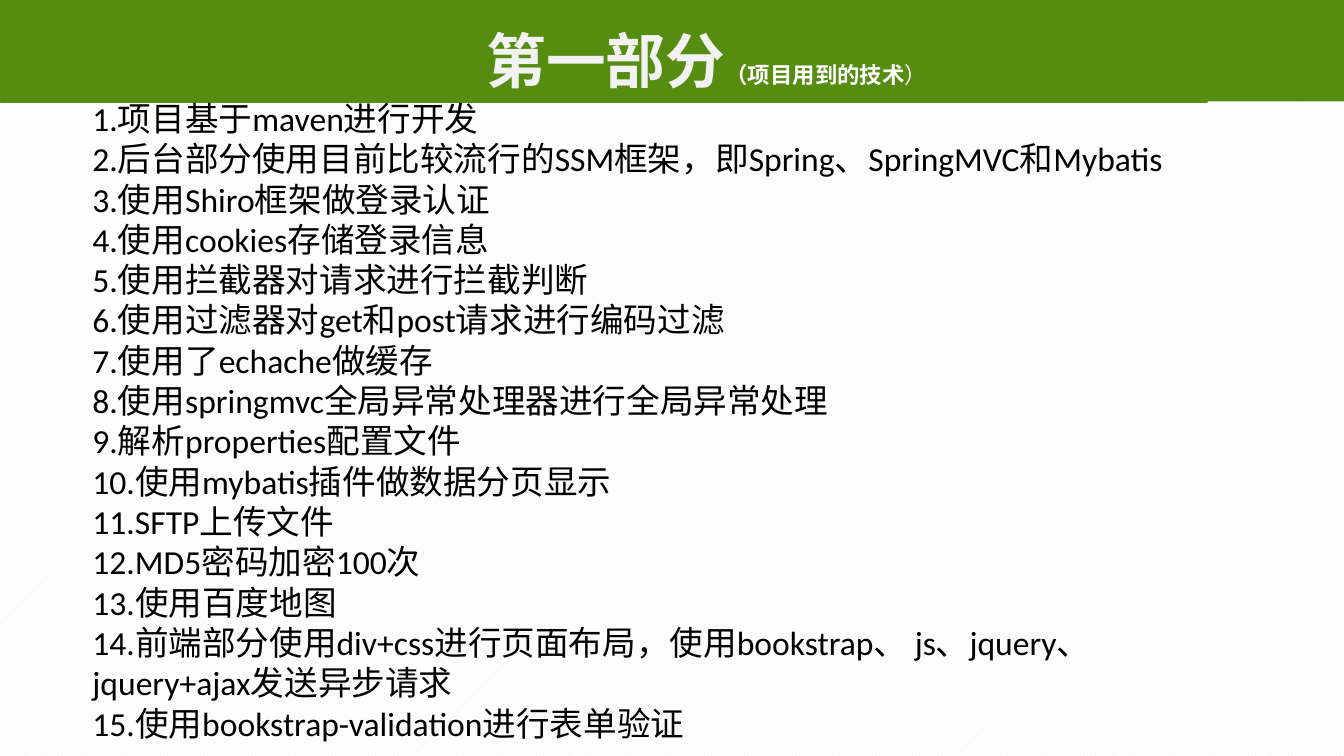
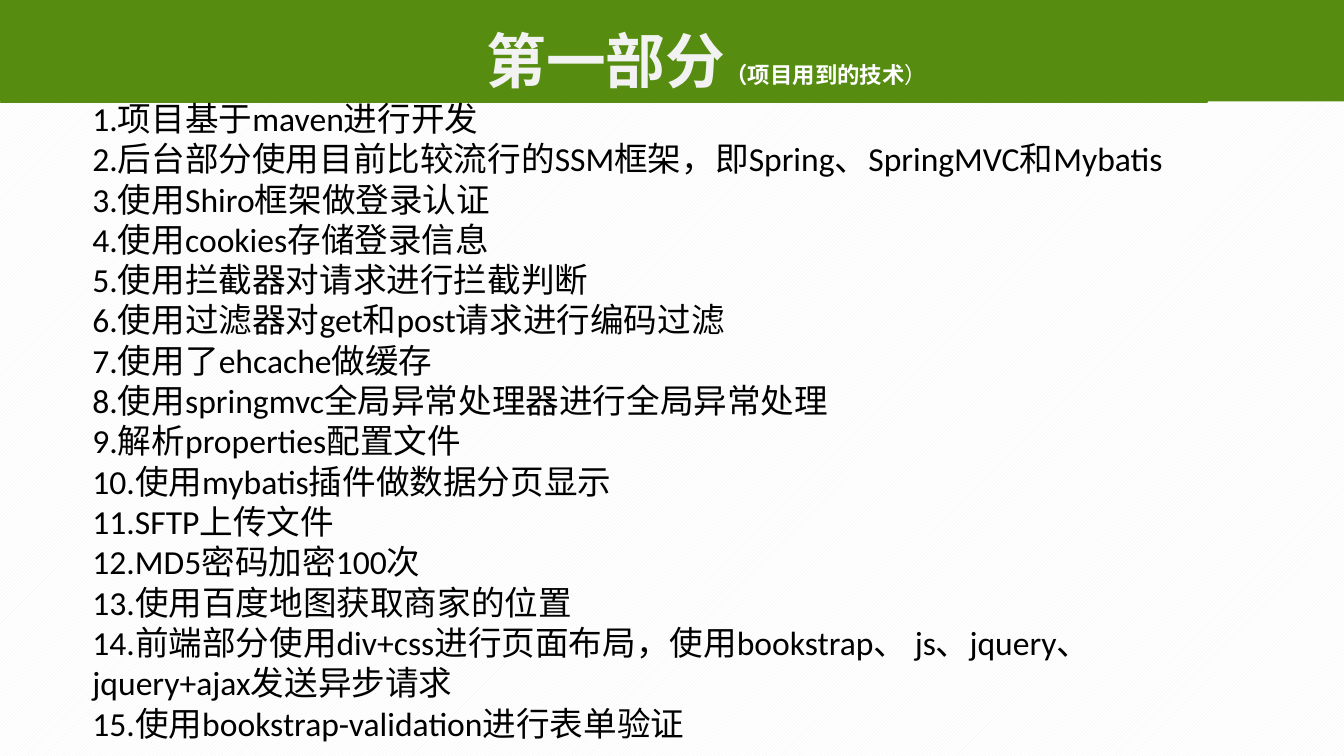
Before and after one commit to ChenChenJH/easyUI, a slide deck: slide 5 of 期末答辩ppt.pptx. Drawn at 1344x756 pixels with LibreOffice and Linux fonts; fonts in the diff are those of the drawing; background and template pictures are left out. Boxes give left, top, right and bottom in pixels: in the first picture for what was removed or moved away, otherwise in the second. Text is boxed around its words. In the diff, an @@ line names an element or a change of style, - is before the commit and + after.

```diff
--- a/期末答辩ppt.pptx
+++ b/期末答辩ppt.pptx
@@ text at (x1=92, y1=345, x2=432, y2=376): text changed @@
-7.使用了echache做缓存
+7.使用了ehcache做缓存
@@ text at (x1=92, y1=587, x2=571, y2=618): text changed @@
-13.使用百度地图
+13.使用百度地图获取商家的位置
```
Also in this commit, not shown: 1 other slide changed.
